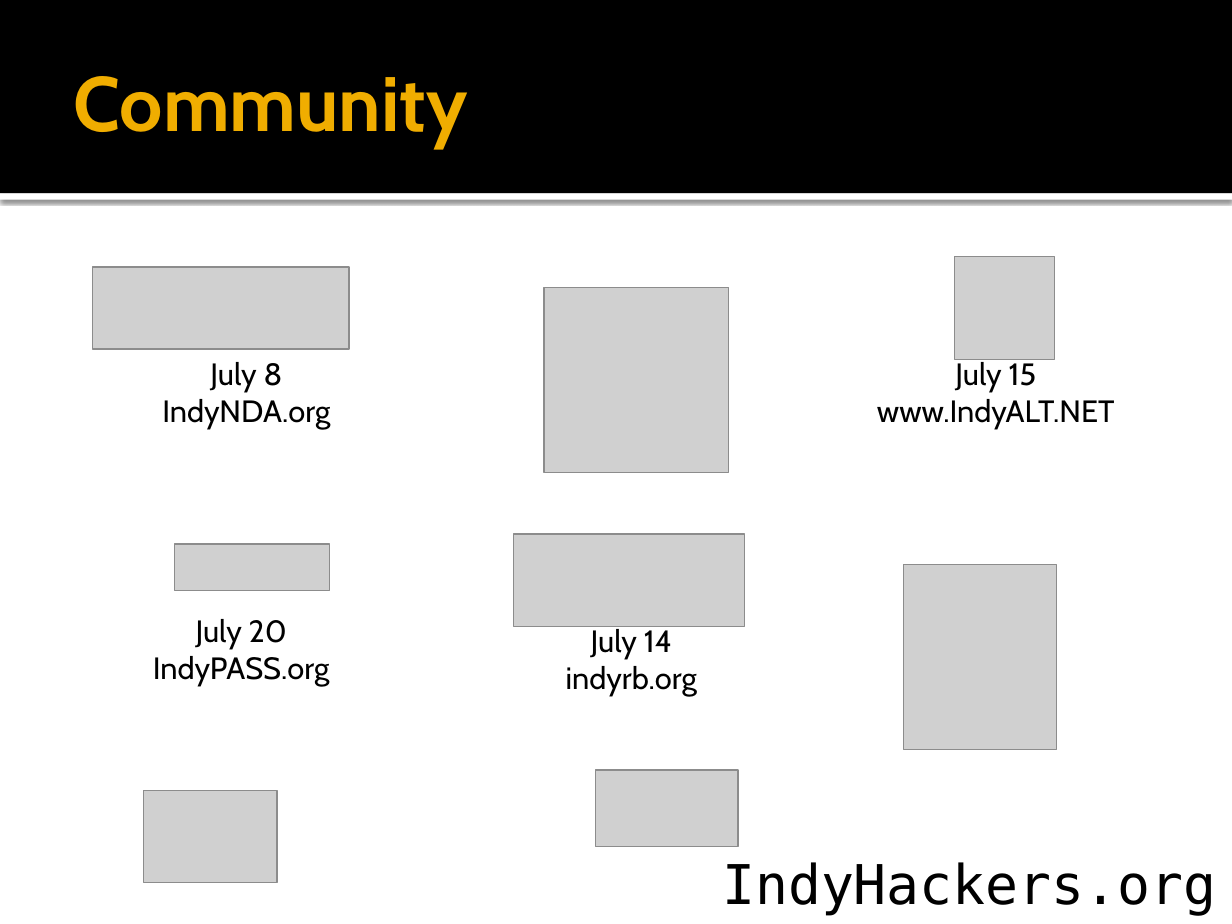
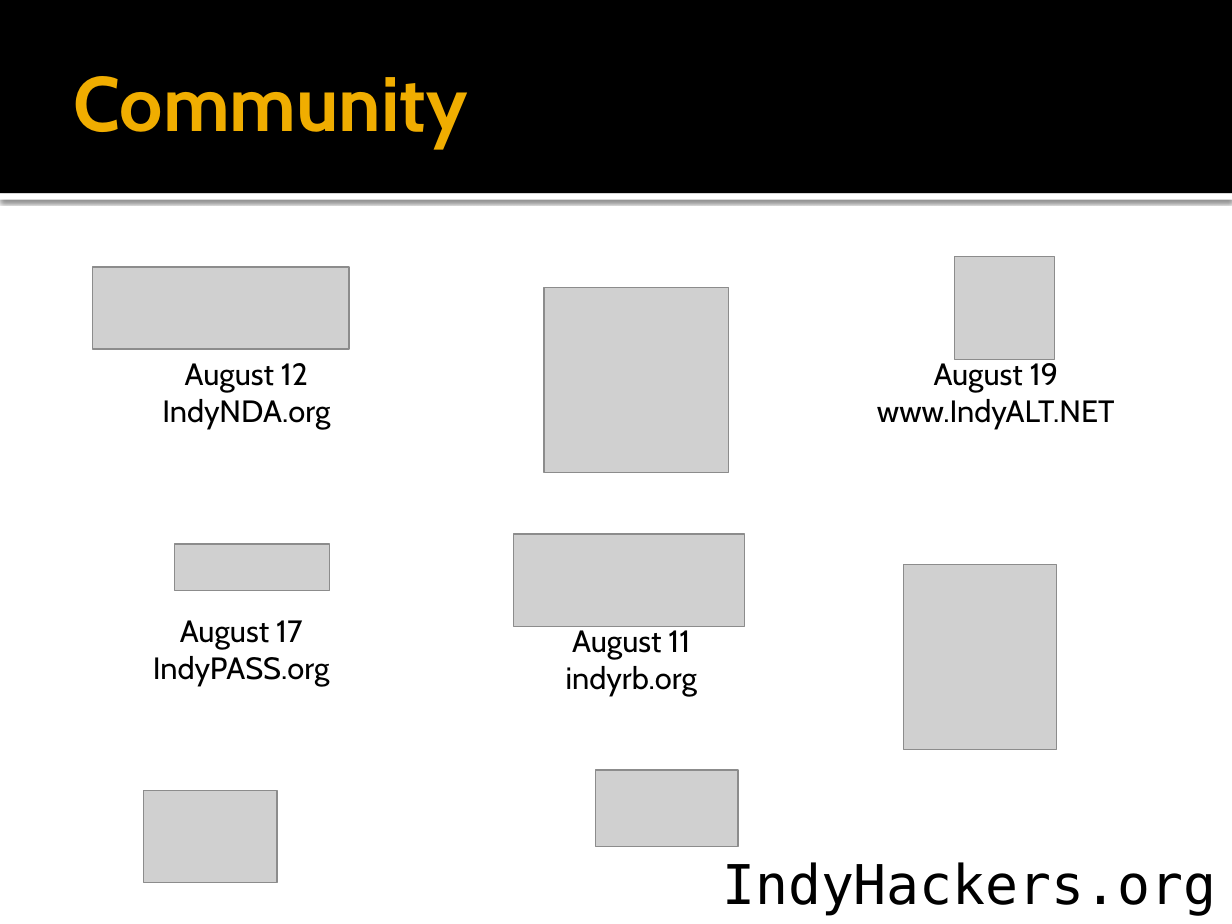
Before and after one commit to indyaltnet/meeting-stuff, a slide deck: slide 6 of Introduction.pptx. Drawn at 1232x924 pixels with LibreOffice and Linux fonts; fonts in the diff are those of the drawing; grey boxes stand for pictures. Boxes give left, top, right and bottom in pixels: in the first picture for what was removed or moved away, otherwise in the second. Text is boxed around its words. In the diff, an @@ line names an element or a change of style, - is before the commit and + after.

```diff
--- a/Introduction.pptx
+++ b/Introduction.pptx
@@ text at (934, 359, 1058, 392): text changed @@
-July 15
+August 19
@@ text at (185, 363, 308, 392): text changed @@
-July 8
+August 12
@@ text at (180, 620, 302, 649): text changed @@
-July 20
+August 17
@@ text at (572, 626, 690, 659): text changed @@
-July 14
+August 11
```
Also in this commit, not shown: 2 other slides changed, 2 slides removed, 1 other file.
